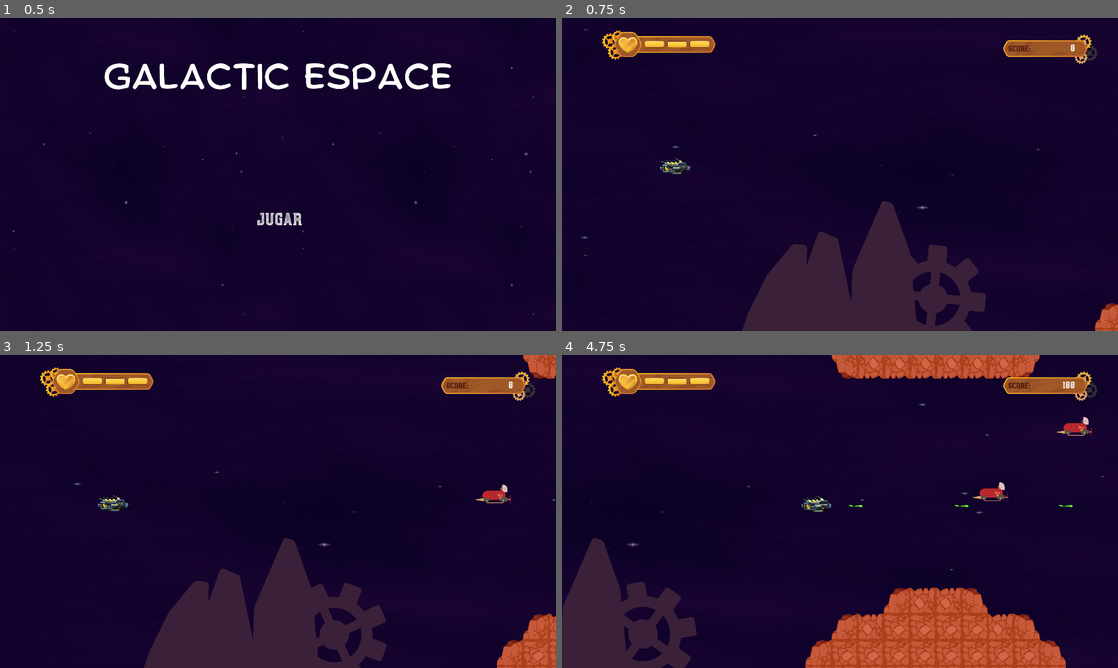
Above: before the commit, frames 1-4 (two rows, left to right).
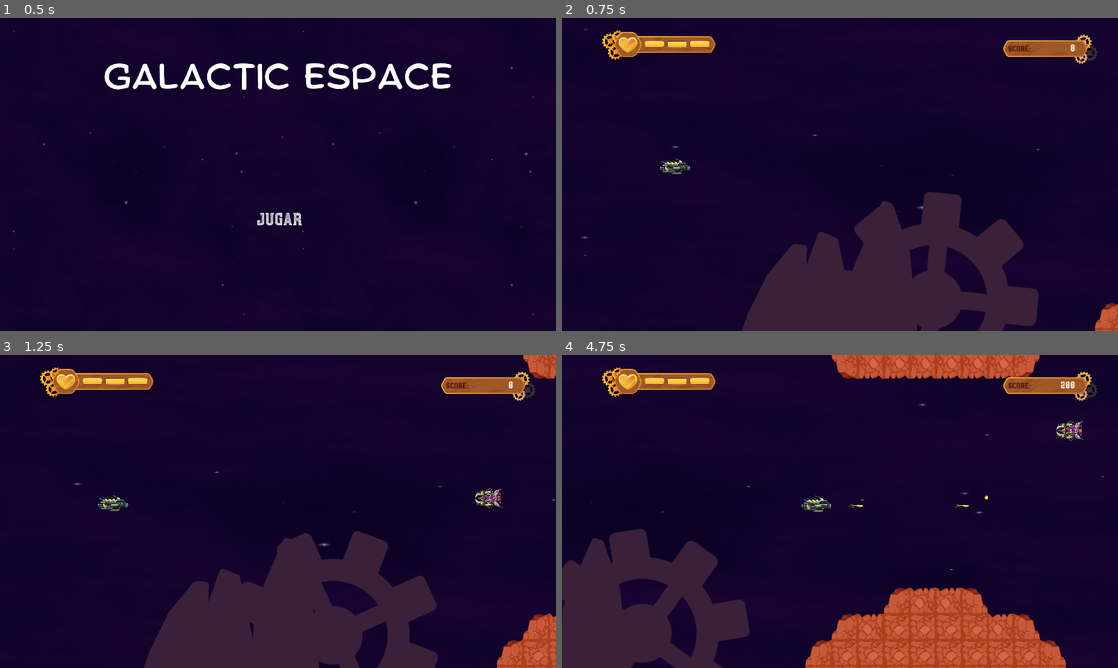
Above: after the commit, the same moments.

Repository: Jhon-Acevedo/Galactic_Escape
Game: Godot game, scene res://Scenes/PantallaPrincipal.tscn
Two runs of this game, one before a commit and one after it. Both use one fixed random seed, a clock stepped at 60 frames per second and the inputs below.
Inputs (mouse positions are in pixels of both pictures, inside the frame that each line leads up to):
- Up to frame 1 (0.5 s): no input
- Up to frame 2 (0.75 s): click "JUGAR" at 0.5 s
- Up to frame 3 (1.25 s): no input
- Up to frame 4 (4.75 s): move the mouse to (962, 495) at 1.27 s; press the mouse at (962, 495) at 1.28 s; hold D (move_right) 1.28-2.03 s; move the mouse to (728, 527) at 2.02 s; release the mouse at (728, 527) at 2.03 s; hold S (move_down) 2.03-2.78 s; click (728, 527) at 2.1 s; move the mouse to (895, 442) at 2.77 s; press the mouse at (895, 442) at 2.78 s; hold D (move_right) 2.78-3.53 s; move the mouse to (812, 574) at 3.52 s; release the mouse at (812, 574) at 3.53 s; hold W (move_up) 3.53-4.28 s; click (812, 574) at 3.6 s; move the mouse to (1006, 558) at 4.27 s; press the mouse at (1006, 558) at 4.28 s; hold A (move_left) from 4.28 s (still down)

Frame 1 is identical in both runs. In frame 2, 5.5% of the frame differs, in the area x 50-86%, y 55-100%; in frame 3, 5.9%; in frame 4, 6.1%, in the area x 0-96%, y 8-100%.

Commit message:
Change sprites enemies

Diff:
--- a/Scenes/Disparo.tscn
+++ b/Scenes/Disparo.tscn
@@ -2,7 +2,7 @@
 
 [ext_resource path="res://Assets/disparo/disparo.png" type="Texture" id=1]
 [ext_resource path="res://Scripts/Disparo.gd" type="Script" id=2]
-[ext_resource path="res://MyAssets/Shot1/shot1_3.png" type="Texture" id=3]
+[ext_resource path="res://MyAssets/Shot_p/shot_p.png" type="Texture" id=3]
 
 [sub_resource type="AtlasTexture" id=1]
 flags = 4
@@ -61,15 +61,15 @@
 script = ExtResource( 2 )
 
 [node name="Sprite" type="Sprite" parent="."]
-position = Vector2( 20, -1 )
-scale = Vector2( 2.875, 1.9375 )
+position = Vector2( 20.5, -1 )
+scale = Vector2( 1.11719, 0.75 )
 texture = ExtResource( 3 )
 
 [node name="AnimatedSprite" type="AnimatedSprite" parent="."]
 visible = false
 frames = SubResource( 8 )
 animation = "disparo"
-frame = 5
+frame = 4
 playing = true
 
 [node name="CollisionShape2D" type="CollisionShape2D" parent="."]
--- a/Scenes/Enemigo.tscn
+++ b/Scenes/Enemigo.tscn
@@ -1,34 +1,9 @@
-[gd_scene load_steps=22 format=2]
+[gd_scene load_steps=17 format=2]
 
-[ext_resource path="res://Assets/enemigos/enemigo1.png" type="Texture" id=1]
+[ext_resource path="res://MyAssets/naves_enemigos/ShipBOMBASTIC.png" type="Texture" id=1]
 [ext_resource path="res://Scripts/Enemigo.gd" type="Script" id=2]
 [ext_resource path="res://Assets/enemigos/explosion.png" type="Texture" id=3]
 [ext_resource path="res://Sounds/sfx/enemigo_destruido.ogg" type="AudioStream" id=4]
-
-[sub_resource type="AtlasTexture" id=2]
-flags = 4
-atlas = ExtResource( 1 )
-region = Rect2( 0, 0, 156, 110 )
-
-[sub_resource type="AtlasTexture" id=3]
-flags = 4
-atlas = ExtResource( 1 )
-region = Rect2( 156, 0, 156, 110 )
-
-[sub_resource type="AtlasTexture" id=4]
-flags = 4
-atlas = ExtResource( 1 )
-region = Rect2( 312, 0, 156, 110 )
-
-[sub_resource type="AtlasTexture" id=5]
-flags = 4
-atlas = ExtResource( 1 )
-region = Rect2( 468, 0, 156, 110 )
-
-[sub_resource type="AtlasTexture" id=6]
-flags = 4
-atlas = ExtResource( 1 )
-region = Rect2( 624, 0, 156, 110 )
 
 [sub_resource type="AtlasTexture" id=9]
 flags = 4
@@ -82,7 +57,7 @@
 
 [sub_resource type="SpriteFrames" id=7]
 animations = [ {
-"frames": [ SubResource( 2 ), SubResource( 3 ), SubResource( 4 ), SubResource( 5 ), SubResource( 6 ) ],
+"frames": [ ExtResource( 1 ) ],
 "loop": true,
 "name": "Idle",
 "speed": 20.0
@@ -102,9 +77,10 @@
 script = ExtResource( 2 )
 
 [node name="AnimatedSprite" type="AnimatedSprite" parent="."]
+position = Vector2( -1.00012, 2.5 )
+scale = Vector2( 1.67188, 1.58594 )
 frames = SubResource( 7 )
 animation = "Idle"
-frame = 4
 playing = true
 
 [node name="CollisionShape2D" type="CollisionShape2D" parent="."]
--- a/Scenes/EnemigoDirigido.tscn
+++ b/Scenes/EnemigoDirigido.tscn
@@ -1,6 +1,6 @@
-[gd_scene load_steps=23 format=2]
+[gd_scene load_steps=17 format=2]
 
-[ext_resource path="res://Assets/enemigos/enemigo2.png" type="Texture" id=1]
+[ext_resource path="res://MyAssets/naves_enemigos/ShipGEKO.png" type="Texture" id=1]
 [ext_resource path="res://Scripts/EnemigoDirigido.gd" type="Script" id=2]
 [ext_resource path="res://Assets/enemigos/explosion.png" type="Texture" id=3]
 [ext_resource path="res://Sounds/sfx/enemigo_destruido.ogg" type="AudioStream" id=4]
@@ -55,36 +55,6 @@
 atlas = ExtResource( 3 )
 region = Rect2( 1800, 0, 200, 170 )
 
-[sub_resource type="AtlasTexture" id=1]
-flags = 4
-atlas = ExtResource( 1 )
-region = Rect2( 0, 0, 146, 95 )
-
-[sub_resource type="AtlasTexture" id=2]
-flags = 4
-atlas = ExtResource( 1 )
-region = Rect2( 146, 0, 146, 95 )
-
-[sub_resource type="AtlasTexture" id=3]
-flags = 4
-atlas = ExtResource( 1 )
-region = Rect2( 292, 0, 146, 95 )
-
-[sub_resource type="AtlasTexture" id=4]
-flags = 4
-atlas = ExtResource( 1 )
-region = Rect2( 438, 0, 146, 95 )
-
-[sub_resource type="AtlasTexture" id=5]
-flags = 4
-atlas = ExtResource( 1 )
-region = Rect2( 584, 0, 146, 95 )
-
-[sub_resource type="AtlasTexture" id=6]
-flags = 4
-atlas = ExtResource( 1 )
-region = Rect2( 730, 0, 146, 95 )
-
 [sub_resource type="SpriteFrames" id=7]
 animations = [ {
 "frames": [ SubResource( 9 ), SubResource( 10 ), SubResource( 11 ), SubResource( 12 ), SubResource( 13 ), SubResource( 14 ), SubResource( 15 ), SubResource( 16 ), SubResource( 17 ), SubResource( 18 ) ],
@@ -92,24 +62,25 @@
 "name": "explosion",
 "speed": 15.0
 }, {
-"frames": [ SubResource( 1 ), SubResource( 2 ), SubResource( 3 ), SubResource( 4 ), SubResource( 5 ), SubResource( 6 ) ],
+"frames": [ ExtResource( 1 ) ],
 "loop": true,
 "name": "idle",
 "speed": 20.0
 } ]
 
 [sub_resource type="CapsuleShape2D" id=8]
-radius = 14.2317
-height = 65.5336
+radius = 34.2311
+height = 53.3578
 
 [node name="EnemigoDirigido" type="Area2D" groups=["enemigo"]]
 script = ExtResource( 2 )
 puntos = 100
 
 [node name="AnimatedSprite" type="AnimatedSprite" parent="."]
+position = Vector2( -12.5, 19.5 )
+scale = Vector2( 0.277778, 0.338667 )
 frames = SubResource( 7 )
 animation = "idle"
-frame = 2
 playing = true
 
 [node name="CollisionShape2D" type="CollisionShape2D" parent="."]
@@ -118,11 +89,12 @@
 shape = SubResource( 8 )
 
 [node name="VisibilityNotifier2D" type="VisibilityNotifier2D" parent="."]
+position = Vector2( 10.5, -5 )
+scale = Vector2( 2.05, 1.5 )
 
 [node name="AudioStreamPlayer" type="AudioStreamPlayer" parent="."]
 stream = ExtResource( 4 )
 bus = "SFX"
 
-[connection signal="body_entered" from="." to="." method="_on_EnemigoDirigido_body_entered"]
 [connection signal="screen_entered" from="VisibilityNotifier2D" to="." method="_on_VisibilityNotifier2D_screen_entered"]
 [connection signal="screen_exited" from="VisibilityNotifier2D" to="." method="_on_VisibilityNotifier2D_screen_exited"]
--- a/Scenes/GrupoEnemigos.tscn
+++ b/Scenes/GrupoEnemigos.tscn
@@ -5,7 +5,7 @@
 
 [sub_resource type="Curve2D" id=1]
 _data = {
-"points": PoolVector2Array( 0, 0, 0, 0, 1661, 177, 0, 0, 0, 0, 1484, 979, 0, 0, 0, 0, 1367, 168, 0, 0, 0, 0, 1191, 955, 0, 0, 0, 0, 1127, 558, 0, 0, 0, 0, 870, 562, 0, 0, 0, 0, 759, 356, 0, 0, 0, 0, 687, 560, 0, 0, 0, 0, 274, 564 )
+"points": PoolVector2Array( 0, 0, 0, 0, 1661, 177, 0, 0, 0, 0, 1573, 582, 0, 0, 0, 0, 1484, 979, 0, 0, 0, 0, 1367, 168, 0, 0, 0, 0, 1191, 955, 0, 0, 0, 0, 1127, 558, 0, 0, 0, 0, 870, 562, 0, 0, 0, 0, 759, 356, 0, 0, 0, 0, 687, 560, 0, 0, 0, 0, 274, 564 )
 }
 
 [node name="GrupoEnemigos" type="Path2D"]
--- a/Scenes/Monte.tscn
+++ b/Scenes/Monte.tscn
@@ -26,6 +26,8 @@
 
 [node name="Engranaje" type="Sprite" parent="."]
 position = Vector2( 1332, 973 )
+rotation = 1.78948
+scale = Vector2( 2, 2 )
 texture = ExtResource( 2 )
 
 [node name="Montana" type="Sprite" parent="."]
--- a/Scenes/Personaje.tscn
+++ b/Scenes/Personaje.tscn
@@ -138,7 +138,7 @@
 [sub_resource type="AnimationNodeStateMachinePlayback" id=19]
 
 [sub_resource type="CapsuleShape2D" id=20]
-radius = 28.0
+radius = 56.0
 
 [sub_resource type="Animation" id=22]
 length = 0.001
--- a/Scripts/Personaje.gd
+++ b/Scripts/Personaje.gd
@@ -56,7 +56,6 @@
 			#take_damage()
 
 
-
 func _process(delta):
 	pass
 
Binary file added: MyAssets/Shot_p/shot_p.png
Not shown, added: MyAssets/Shot_p/shot_p.png.import
Binary file added: MyAssets/naves_enemigos/Ship1.png
Not shown, added: MyAssets/naves_enemigos/Ship1.png.import
Binary file added: MyAssets/naves_enemigos/Ship2.png
Not shown, added: MyAssets/naves_enemigos/Ship2.png.import
Binary file added: MyAssets/naves_enemigos/ShipBOMBASTIC.png
Not shown, added: MyAssets/naves_enemigos/ShipBOMBASTIC.png.import
Binary file added: MyAssets/naves_enemigos/ShipGEKO.png
Not shown, added: MyAssets/naves_enemigos/ShipGEKO.png.import
Binary file added: Scenes/shot5_5.png
Not shown, added: Scenes/shot5_5.png.import
